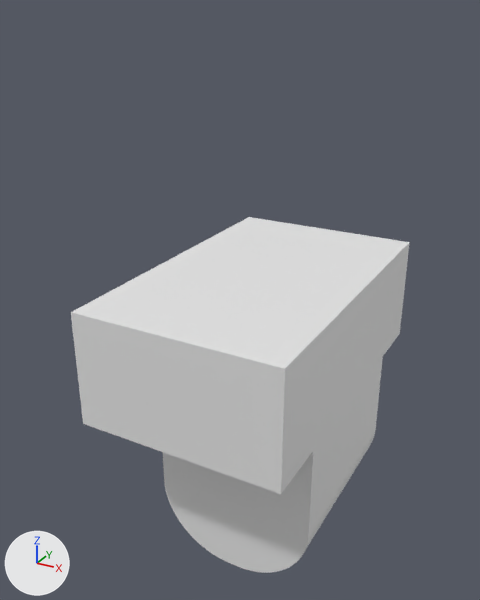
The Blender file diagrams/corexy.blend: old version first, new version second.
The view is the same before and after, from a 50 mm camera at (3.15, -6.75, 7.45) aimed at (-0.49, -0.12, 4.13). Every picture has the same lights, and +X, +Y and +Z are marked at lower left. The same objects are shown in both versions, whatever each file hides.

The older version as bpy lines, for what is in view:
```python
me_cube_008 = bpy.data.meshes.new('Cube.008')
me_cube_008.from_pydata(...)  # 102 vertices, 61 faces; spans x -1.0..1.5, y -1.67..1.67, z -1.0..2.5
ob_cube_004 = bpy.data.objects.new('Cube.004', me_cube_008)
ob_cube_004.location = (-0.5, 0.0, 2.0)
ob_cube_004.scale = (1.0, 1.2, 1.0)
_m = ob_cube_004.modifiers.new('Boolean', 'BOOLEAN')
_m.operand_type = 'COLLECTION'
```
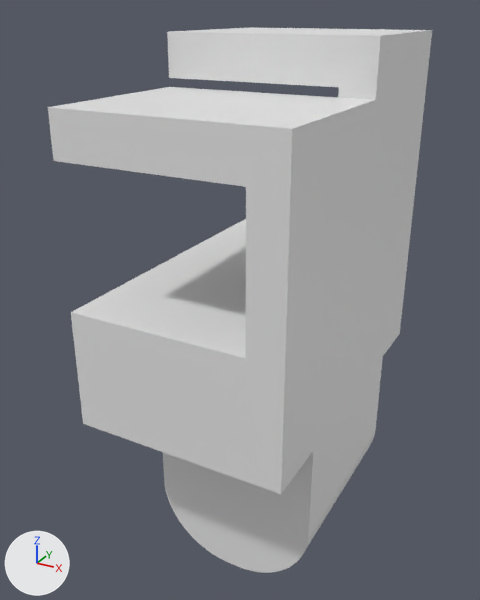
Where the newer file only moved an object's origin or applied its transform, the numbers keep the older frame.

Pixel boxes (x1, y1, x2, y2) of what changed, in the pictures (480 x 600 px):
'Cube.004', reshaped (13% wider, 53% taller)
    before: (71, 217, 410, 573)
    after: (48, 28, 432, 573)
part 1 of me_cube_008, built on
    before: (89, 217, 410, 371)
    after: (48, 28, 432, 371)

Edits to the bpy script that builds the scene:
```text
Change me_cube_008:
    used by ob_cube_004; location = (-0.5, 0.0, 2.0); scale = (1.0, 1.2, 1.0)
    remove me_cube_008.from_pydata(...)  # 102 vertices, 61 faces; spans x -1.0..1.5, y -1.67..1.67, z -1.0..2.5
    add me_cube_008.from_pydata(...)  # 145 vertices, 99 faces; spans x -1.0..1.5, y -1.67..1.67, z -1.0..5.2
    me_cube_008 part 1
    8 faces are deleted
    37 vertices are added at x -1.0..1.5, y -1.67..1.67, z 1.3..5.2
    6 new vertices lie (0.0, 1.67, 0.0) away from vertices in x 1.1..1.5, y -1.67, z 3.4..4.6
    46 new faces join them
```
